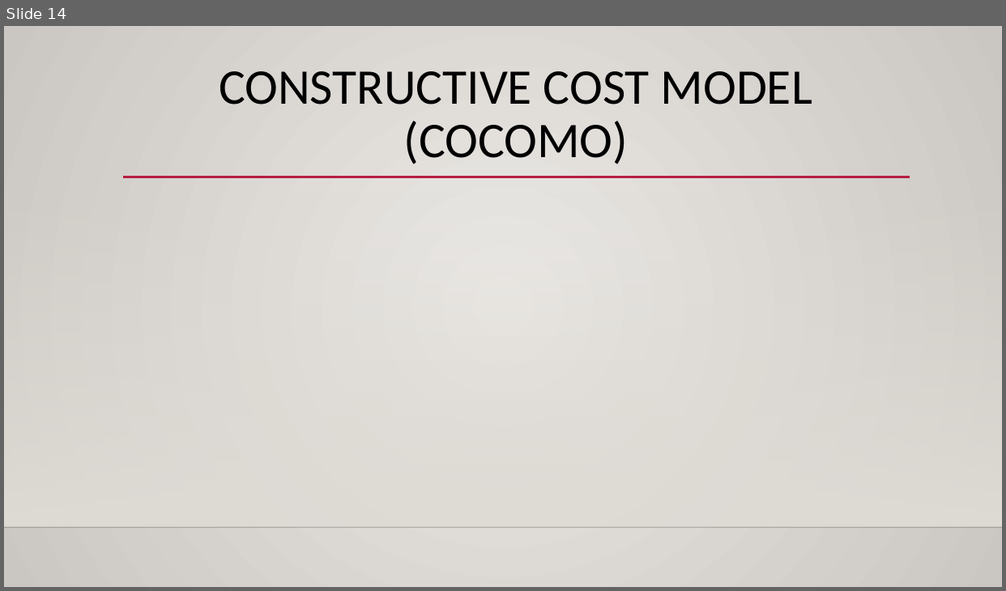
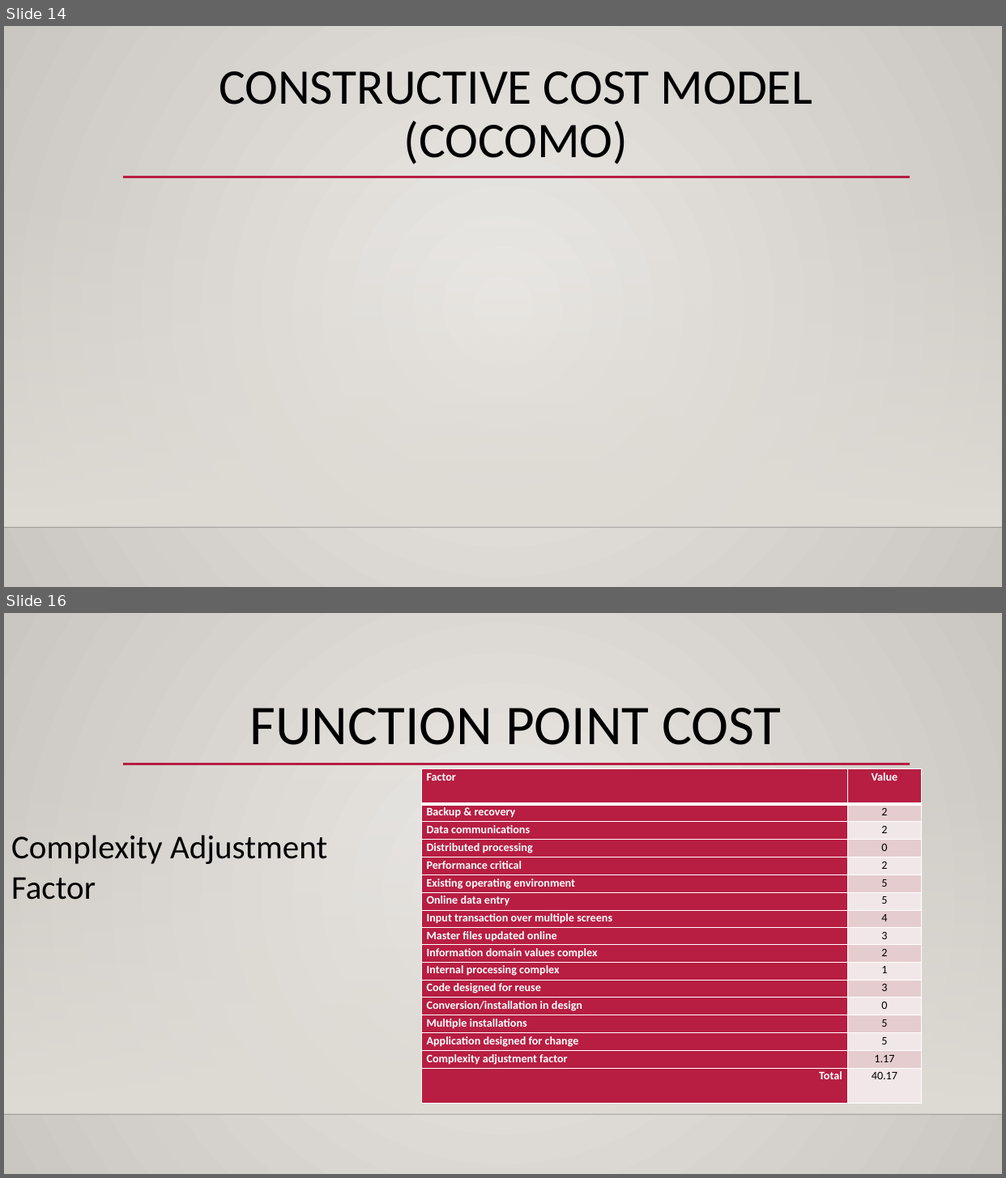
Before and after one commit to FergK/PhoenixHotel, a slide deck: TeamPhoenixPitchDeck.pptx. Shown one above the other, each under a label of ours: slide 14 before the commit, slides 14 and 16 after it; the slides between them are not shown. The pictures are 1006x591 and 1006x1178 pixels, drawn with LibreOffice and Linux fonts; fonts in the diff are those of the drawing; grey boxes stand for pictures; background and template pictures are left out. Boxes give left, top, right and bottom in pixels: in the first picture for what was removed or moved away, otherwise in the second. Text is boxed around its words. In the diff, an @@ line names an element or a change of style, - is before the commit and + after.

```diff
--- a/TeamPhoenixPitchDeck.pptx
+++ b/TeamPhoenixPitchDeck.pptx
@@ slide 16 added at [4, 613, 1002, 1174], background gradient #ECEAE7 to #CAC7C1; not listed: 3 template elements that a slide beside it also shows @@
@@ title added at [250, 708, 781, 745], 54 pt, text #000000 @@
+FUNCTION POINT COST
@@ table added at [422, 769, 922, 1104], 17 rows, 2 columns @@
+Factor | Value
+Backup & recovery | 2
+Data communications | 2
+Distributed processing | 0
+Performance critical | 2
+Existing operating environment | 5
+Online data entry | 5
+Input transaction over multiple screens | 4
+Master files updated online | 3
+Information domain values complex | 2
+Internal processing complex | 1
+Code designed for reuse | 3
+Conversion/installation in design | 0
+Multiple installations | 5
+Application designed for change | 5
+Complexity adjustment factor | 1.17
+Total | 40.17
@@ text added at [11, 835, 327, 900], 32 pt, text #000000 @@
+Complexity Adjustment
+Factor
```
Also in this commit, not shown: 2 slides changed, 1 other slide added.
